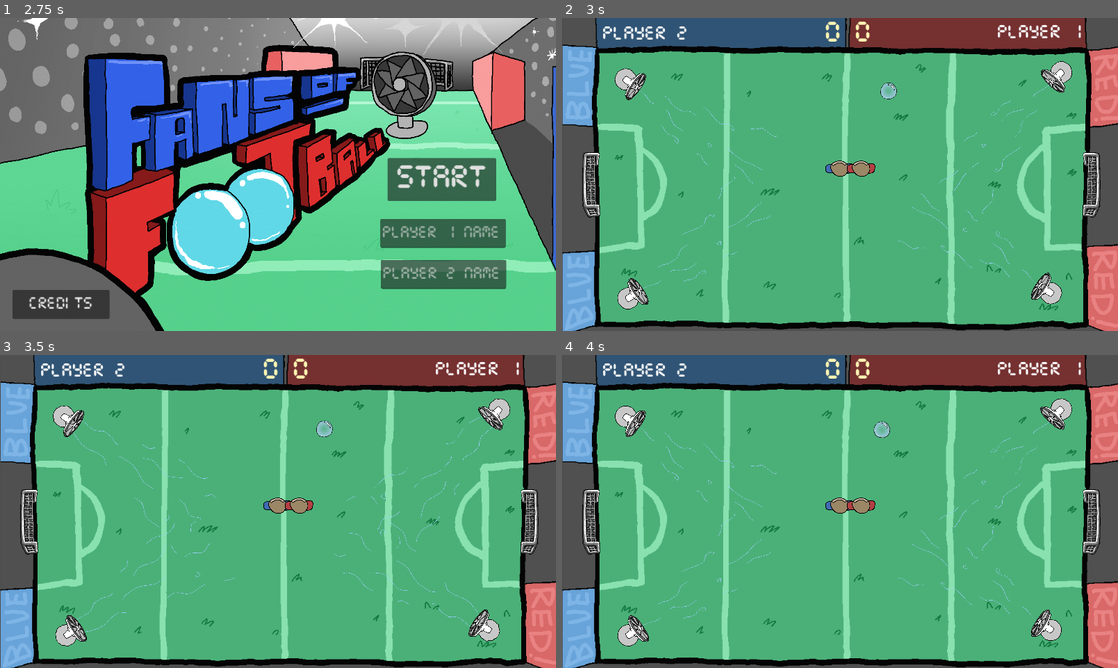
Above: before the commit, frames 1-4 (two rows, left to right).
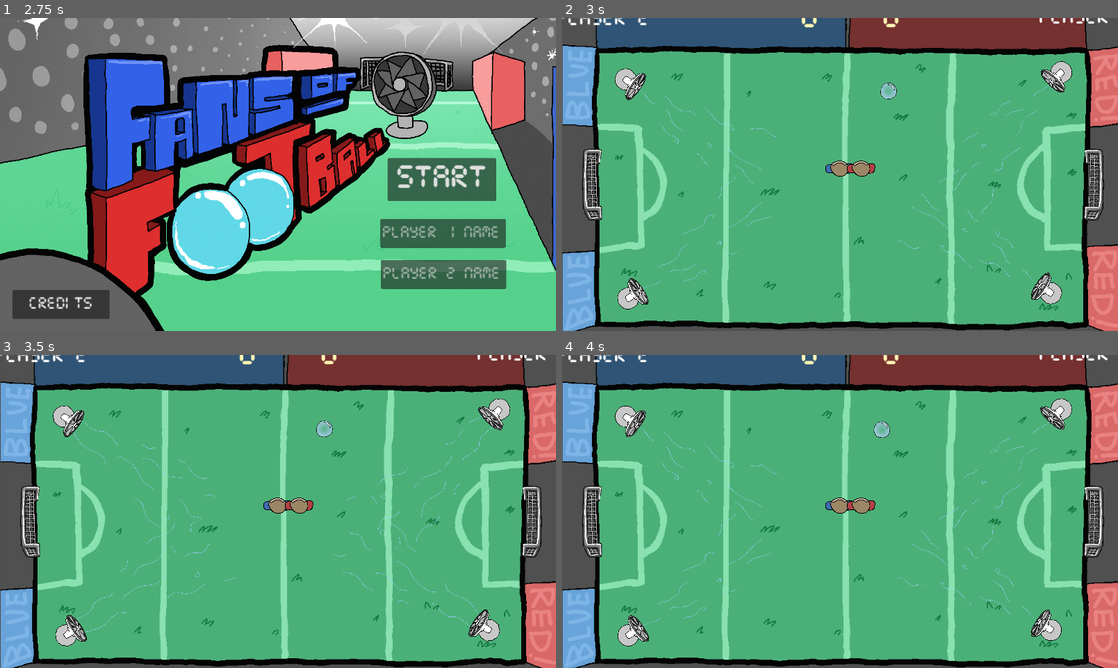
Above: after the commit, the same moments.

Repository: Calandir/ggj-2025
Game: Godot game, scene res://Scenes/menu.tscn
Same seed, same stepped clock (60 frames per second), same inputs: the game is played once before the commit and once after it. Sound files missing from this copy of the repository are replaced by a short silence.
Inputs (mouse positions are in pixels of both pictures, inside the frame that each line leads up to):
- Up to frame 1 (2.75 s): click (444, 274) at 0.52 s; type "Alex" at 0.6 s; click (444, 233) at 0.75 s; type "Alex" at 0.83 s; click "CREDITS" at 1.25 s; click "BACK TO MAIN" at 2 s
- Up to frame 2 (3 s): click "START" at 2.75 s
- Up to frame 3 (3.5 s): no input
- Up to frame 4 (4 s): tap R (p0_spawn_bubble) at 3.6 s

Frame 1 is identical in both runs. In frame 2, 2.1% of the frame differs, in the area x 0-99%, y 0-65%; in frame 3, 2.1%; in frame 4, 2.1%.

Commit message:
goals slightly bigger

Diff:
--- a/Scenes/button.gd
+++ b/Scenes/button.gd
@@ -13,6 +13,6 @@
 
 
 func _on_pressed():
-	print("im alive!")
+
 	var game_scene = load("res://Scenes/menu.tscn")
 	get_tree().change_scene_to_packed(game_scene)
--- a/Scenes/example_scene.tscn
+++ b/Scenes/example_scene.tscn
@@ -39,7 +39,7 @@
 
 [node name="GoalA" parent="." instance=ExtResource("3_m40s0")]
 position = Vector2(-917, 59)
-scale = Vector2(1.5, 1.5)
+scale = Vector2(1.65, 1.65)
 
 [node name="LabelA_Player" type="Label" parent="GoalA"]
 offset_left = 902.78
@@ -68,8 +68,8 @@
 script = ExtResource("8_qulw1")
 
 [node name="GoalB" parent="." instance=ExtResource("3_m40s0")]
-position = Vector2(937.17, 59.34)
-scale = Vector2(1.5, 1.5)
+position = Vector2(950, 59.34)
+scale = Vector2(1.65, 1.65)
 goal_num = 1
 
 [node name="CollisionShape2D" parent="GoalB" index="0"]
@@ -121,11 +121,11 @@
 scale = Vector2(1.8, 1.8)
 
 [node name="NE_EdgeWall" parent="Walls_grp" instance=ExtResource("8_2ewpy")]
-position = Vector2(914.49, -688.27)
+position = Vector2(910, -690.27)
 rotation = 1.5708
 
 [node name="NW_EdgeWall" parent="Walls_grp" instance=ExtResource("8_2ewpy")]
-position = Vector2(-832.65, -688.27)
+position = Vector2(-832.65, -695.27)
 rotation = 1.5708
 
 [node name="E_Goal_EdgeWall" parent="Walls_grp" instance=ExtResource("8_2ewpy")]
@@ -134,11 +134,11 @@
 scale = Vector2(0.25, 1)
 
 [node name="SW_EdgeWall" parent="Walls_grp" instance=ExtResource("8_2ewpy")]
-position = Vector2(-832.65, 710.36)
+position = Vector2(-832.65, 718.36)
 rotation = 1.5708
 
 [node name="SE_EdgeWall" parent="Walls_grp" instance=ExtResource("8_2ewpy")]
-position = Vector2(905.77, 710.36)
+position = Vector2(910, 713)
 rotation = 1.5708
 
 [node name="S_Goal_EdgeWall" parent="Walls_grp" instance=ExtResource("8_2ewpy")]
